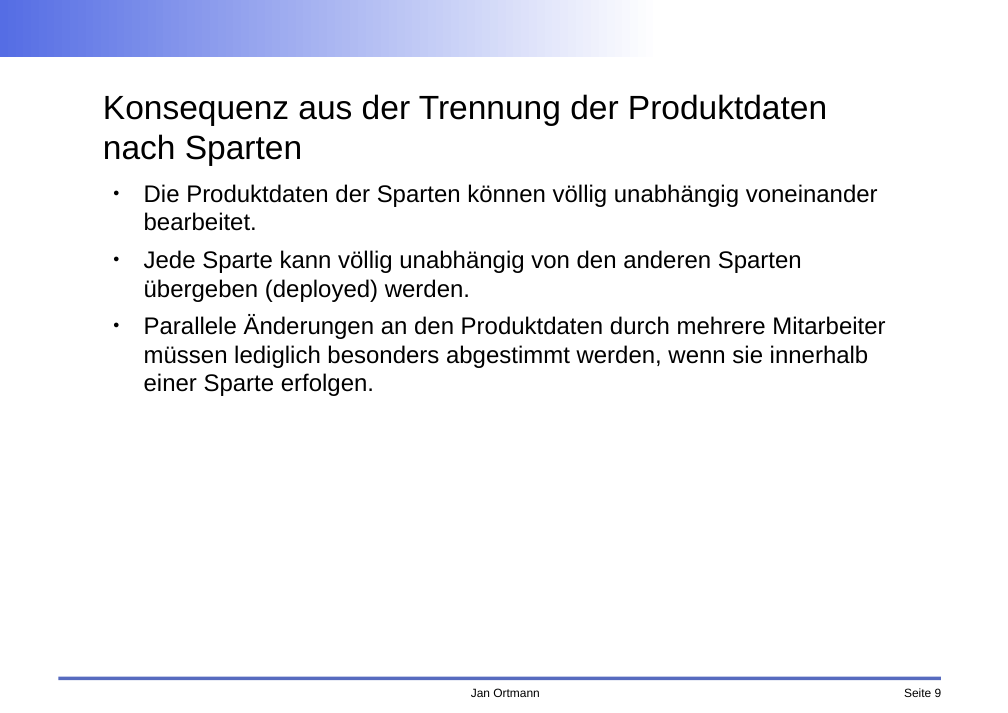
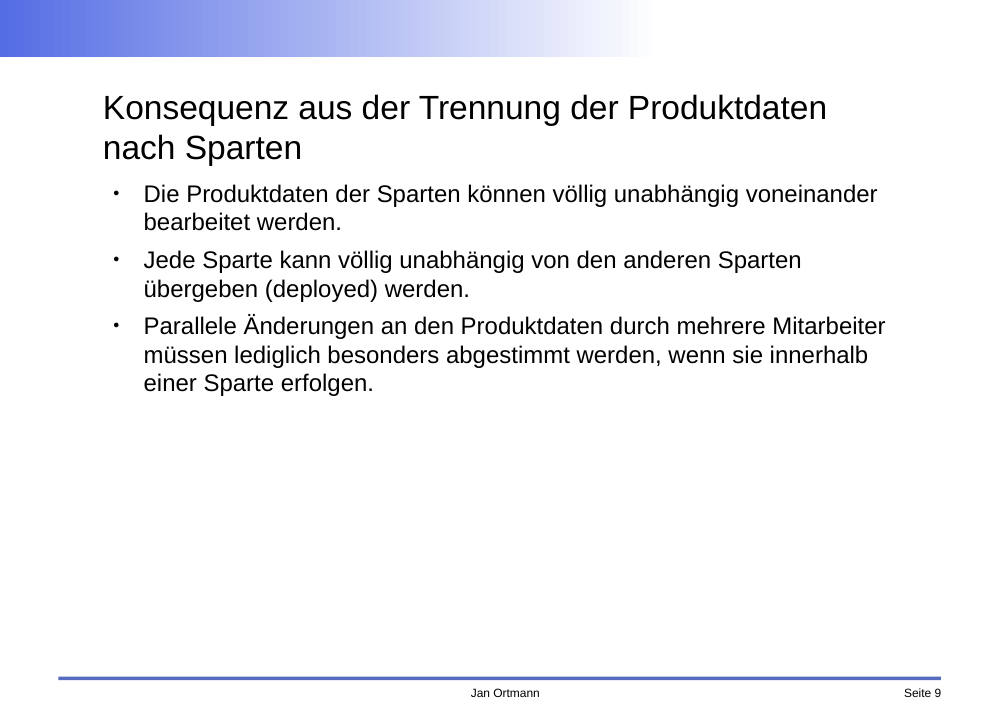
Before and after one commit to faktorips/faktorips.base, a slide deck: slide 9 of org.faktorips.doc/workshop/fachabteilung/FaktorIPS-Schulung FA Arbeiten im Team.odp. Drawn at 1008x713 pixels with LibreOffice and Linux fonts; fonts in the diff are those of the drawing; background and template pictures are left out. Boxes give left, top, right and bottom in pixels: in the first picture for what was removed or moved away, otherwise in the second. Text is boxed around its words. In the diff, an @@ line names an element or a change of style, - is before the commit and + after.

```diff
--- a/org.faktorips.doc/workshop/fachabteilung/FaktorIPS-Schulung FA Arbeiten im Team.odp
+++ b/org.faktorips.doc/workshop/fachabteilung/FaktorIPS-Schulung FA Arbeiten im Team.odp
@@ text at box(144, 184, 878, 231): text changed @@
-● Die Produktdaten der Sparten können völlig unabhängig voneinander bearbeitet.
+● Die Produktdaten der Sparten können völlig unabhängig voneinander bearbeitet werden.
```
Also in this commit, not shown: 6 other slides changed, 14 slides added, 3 slides removed, 10 other files.
